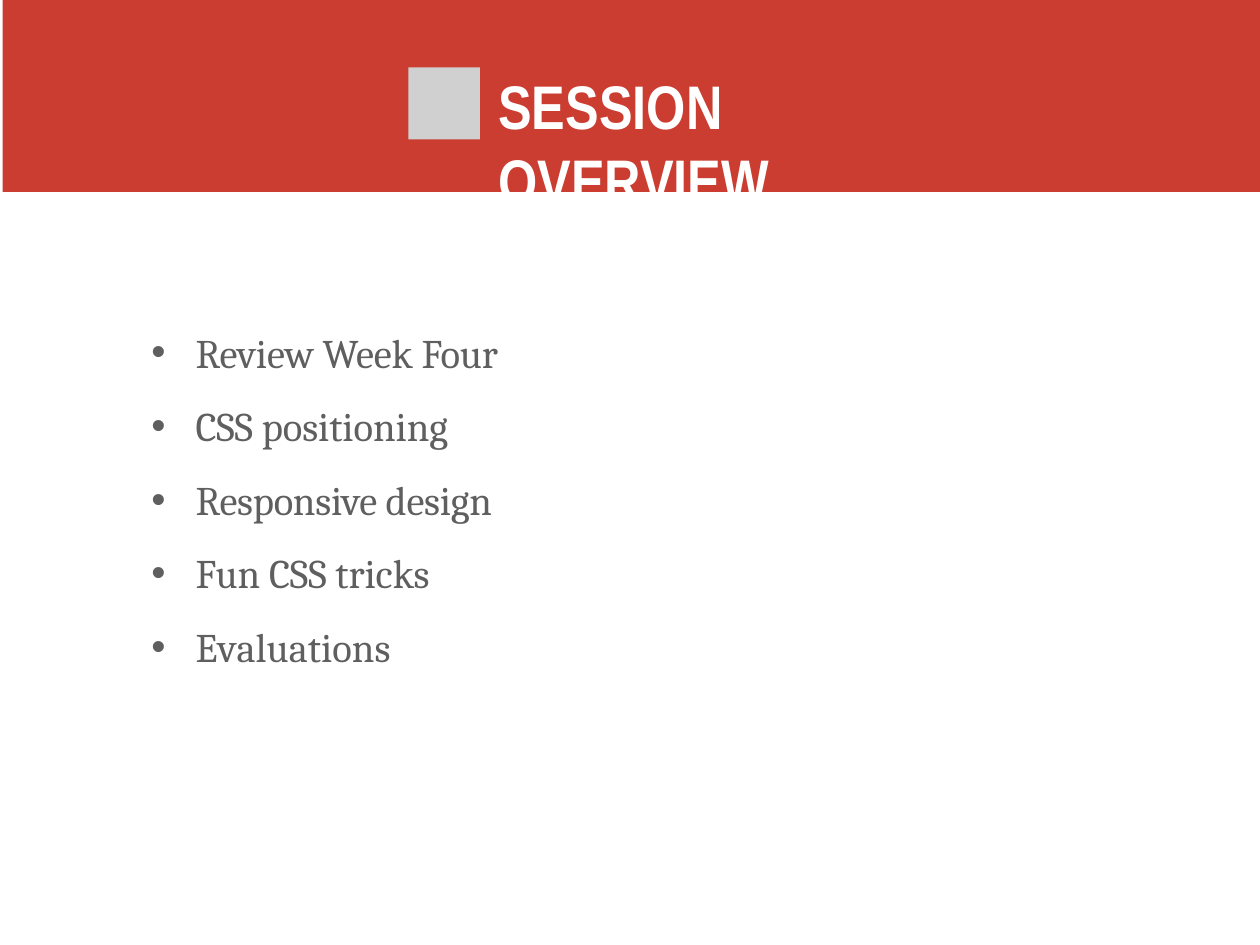
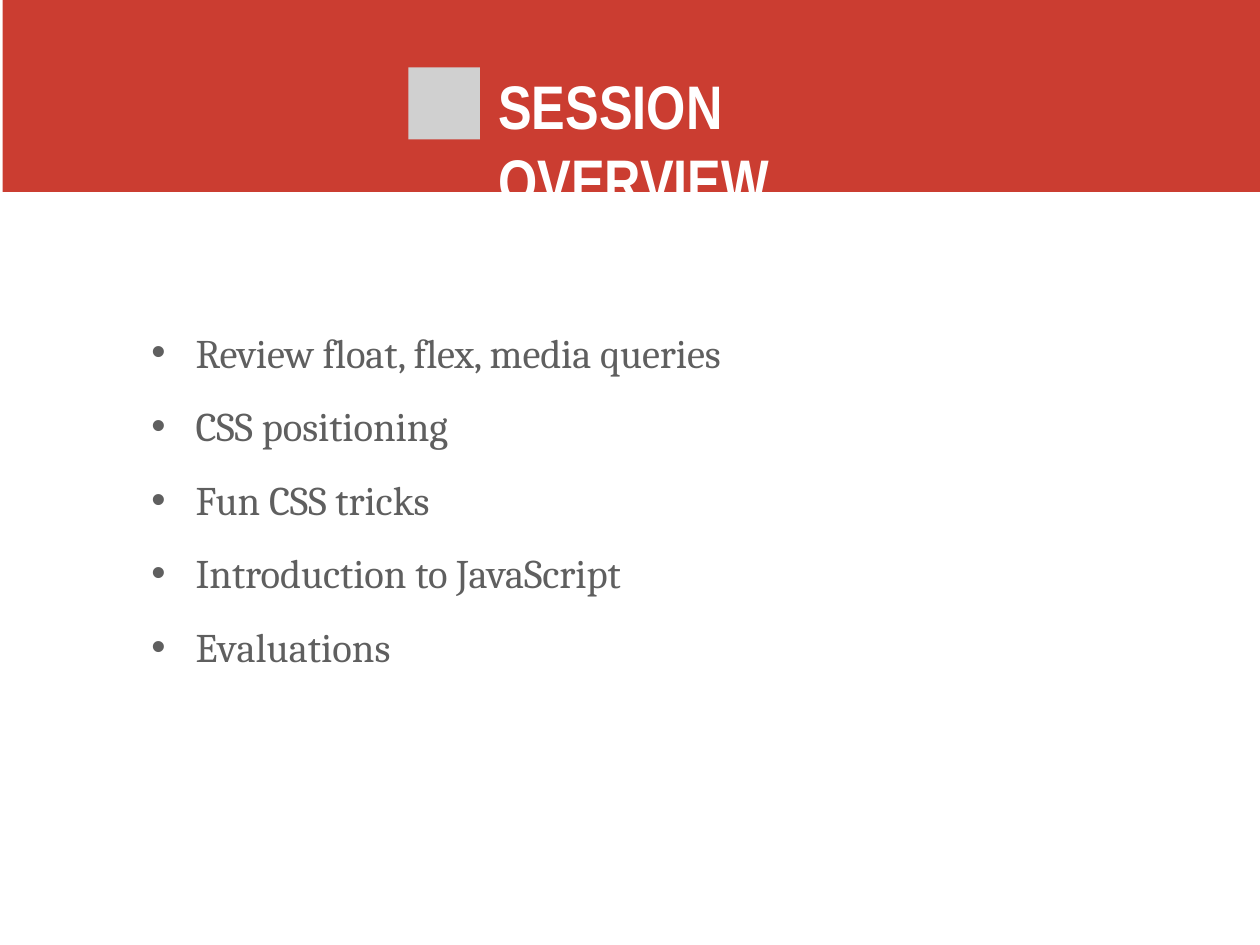
Before and after one commit to kweeket/kweeket.github.io, a slide deck: slide 2 of slides/week-5.pptx. Drawn at 1260x945 pixels with LibreOffice and Linux fonts; fonts in the diff are those of the drawing; grey boxes stand for pictures. Boxes give left, top, right and bottom in pixels: in the first picture for what was removed or moved away, otherwise in the second. Text is boxed around its words. In the diff, an @@ line names an element or a change of style, - is before the commit and + after.

Commit message:
update week 4, index

```diff
--- a/slides/week-5.pptx
+++ b/slides/week-5.pptx
@@ text at (x1=196, y1=339, x2=721, y2=377): text changed @@
-• Review Week Four
+• Review float, flex, media queries
@@ text at (x1=196, y1=487, x2=492, y2=524): paragraph removed @@
-• Responsive design
@@ text at (x1=196, y1=560, x2=620, y2=597): paragraph added @@
+• Introduction to JavaScript
```
Also in this commit, not shown: 12 other slides changed, 12 slides added, 12 slides removed, 4 other files.
